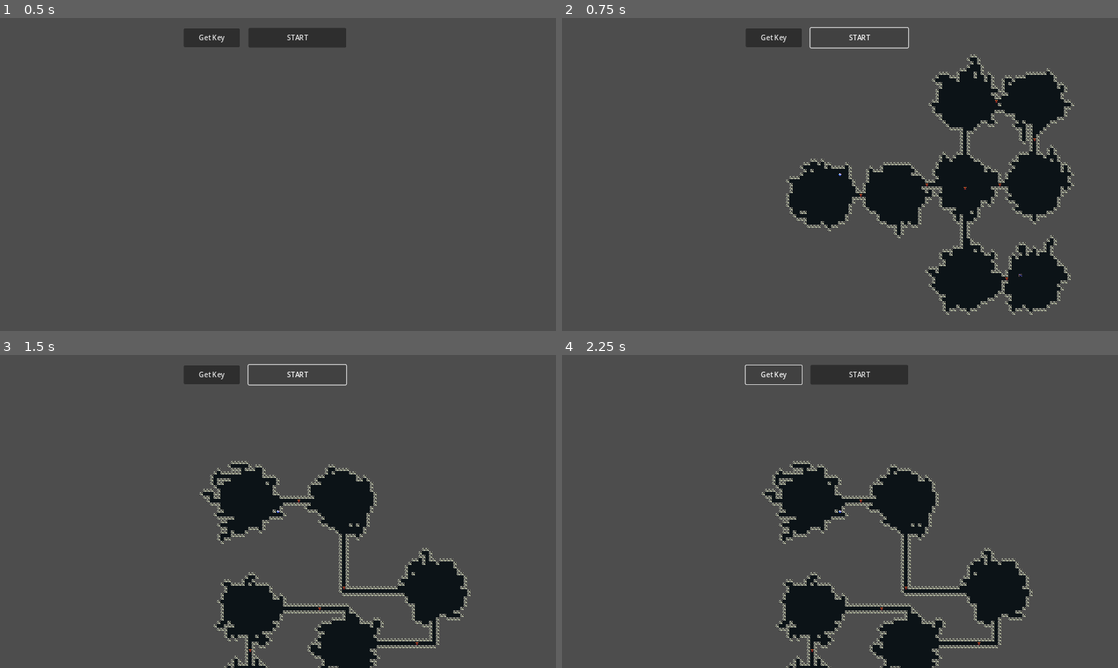
Above: before the commit, frames 1-4 (two rows, left to right).
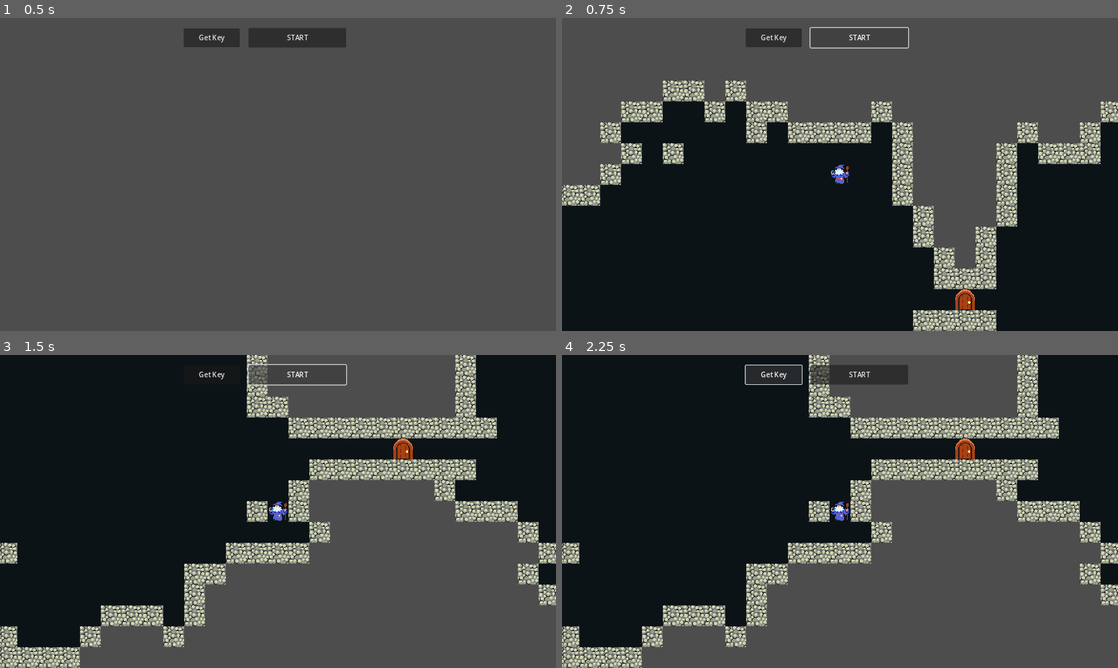
Above: after the commit, the same moments.

Repository: WizardsNStuff/Zealot-of-Wanderlust
Game: Godot game, scene res://Proc Gen/proc_gen.tscn
Two runs of this game, one before a commit and one after it. Both use one fixed random seed, a clock stepped at 60 frames per second and the inputs below. This scene is started directly instead of the project's main scene.
Inputs:
- Up to frame 1 (0.5 s): no input
- Up to frame 2 (0.75 s): click "START" at 0.5 s
- Up to frame 3 (1.5 s): click "START" at 1.25 s
- Up to frame 4 (2.25 s): click "Get Key" at 2 s

Frame 1 is identical in both runs. In frame 2, 62% of the frame differs, in the area x 0-100%, y 11-100%; in frame 3, 70%, in the area x 0-100%, y 0-100%; in frame 4, 70%.

Commit message:
added basic sword attacking animation

Diff:
--- /dev/null
+++ b/zealot-of-wanderlust/Player Combat/sword.tscn
@@ -0,0 +1,16 @@
+[gd_scene load_steps=3 format=3 uid="uid://dbl5t38lv6j8r"]
+
+[ext_resource type="Texture2D" uid="uid://cgojjyaym7tvb" path="res://Player Combat/18.png" id="1_d14ma"]
+
+[sub_resource type="RectangleShape2D" id="RectangleShape2D_vavx1"]
+size = Vector2(10, 27)
+
+[node name="sword" type="Area2D"]
+
+[node name="Sprite2D" type="Sprite2D" parent="."]
+position = Vector2(0, -17)
+texture = ExtResource("1_d14ma")
+
+[node name="CollisionShape2D" type="CollisionShape2D" parent="."]
+position = Vector2(0, -26.5)
+shape = SubResource("RectangleShape2D_vavx1")
--- a/zealot-of-wanderlust/Proc Gen/proc_gen.tscn
+++ b/zealot-of-wanderlust/Proc Gen/proc_gen.tscn
@@ -7,9 +7,8 @@
 [ext_resource type="Script" path="res://Proc Gen/floor_tilemap_layer.gd" id="5_r24de"]
 [ext_resource type="Script" path="res://Proc Gen/wall_tilemap_layer.gd" id="6_h0tht"]
 [ext_resource type="Script" path="res://Proc Gen/staircase_tilemap_layer.gd" id="7_w8t8j"]
-[ext_resource type="Texture2D" uid="uid://lfbu6udkpv3f" path="res://Assets/rogues.png" id="8_6mb0v"]
 [ext_resource type="Script" path="res://Proc Gen/door_tilemap_layer.gd" id="8_gloib"]
-[ext_resource type="Script" path="res://Proc Gen/proc_gen_player.gd" id="8_rtipn"]
+[ext_resource type="PackedScene" uid="uid://bh27mhrshrtua" path="res://Proc Gen/proc_gen_player.tscn" id="9_2lm77"]
 
 [sub_resource type="TileSetAtlasSource" id="TileSetAtlasSource_fg6tr"]
 texture = ExtResource("4_ay2sl")
@@ -109,9 +108,6 @@
 physics_layer_0/collision_layer = 1
 sources/3 = SubResource("TileSetAtlasSource_8jxqj")
 
-[sub_resource type="RectangleShape2D" id="RectangleShape2D_7hbav"]
-size = Vector2(13, 27)
-
 [node name="ProcGen" type="Node" node_paths=PackedStringArray("proc_gen_data", "player")]
 script = ExtResource("1_5ancx")
 proc_gen_data = NodePath("ProcGenData")
@@ -170,25 +166,8 @@
 
 [node name="Doors" type="Node" parent="."]
 
-[node name="Player" type="CharacterBody2D" parent="."]
+[node name="Player" parent="." instance=ExtResource("9_2lm77")]
 visible = false
-floor_constant_speed = true
-platform_on_leave = 2
-script = ExtResource("8_rtipn")
-speed = 200
-
-[node name="Sprite2D" type="Sprite2D" parent="Player"]
-texture = ExtResource("8_6mb0v")
-hframes = 6
-vframes = 7
-frame = 25
-
-[node name="CollisionShape2D" type="CollisionShape2D" parent="Player"]
-position = Vector2(-0.5, 1.5)
-shape = SubResource("RectangleShape2D_7hbav")
-
-[node name="Camera2D" type="Camera2D" parent="Player"]
-zoom = Vector2(0.25, 0.25)
 
 [node name="Camera2D" type="Camera2D" parent="."]
 zoom = Vector2(0.25, 0.25)
--- a/zealot-of-wanderlust/Proc Gen/proc_gen_controller.gd
+++ b/zealot-of-wanderlust/Proc Gen/proc_gen_controller.gd
@@ -735,19 +735,52 @@
 		# set key flag to false after use
 		proc_gen_data.has_key = false
 
+func handle_input() -> void:
+	# get the input direction for movement
+	var input_direction = Input.get_vector("ui_left", "ui_right", "ui_up", "ui_down")
+
+	# set the player's velocity
+	player.velocity = input_direction * player.speed
+
+	if Input.is_action_just_pressed("attack"):
+		attack()
+
+func attack() -> void:
+		player.animations.play("attack_" + player.last_animation_direction)
+		player.is_attacking = true
+		player.weapon.visible = true
+		await player.animations.animation_finished
+		player.is_attacking = false
+		player.weapon.visible = false
+
+func update_animation() -> void:
+	if player.is_attacking : return
+
+	if player.velocity == Vector2.ZERO:
+		if player.animations.is_playing():
+			player.animations.stop()
+	else:
+
+		var direction : String = "down"
+
+		if player.velocity.x < 0: direction = "left"
+		elif player.velocity.x > 0: direction = "right"
+		elif player.velocity.y < 0: direction = "up"
+
+		#player.animations.play("walk_" + direction)
+		player.last_animation_direction = direction
+
 # handle player movement and player interactions in each frame
 func _physics_process(delta: float) -> void:
 	# check if the dungeon has been created before allowing interactions
 	if proc_gen_data.dungeon_created:
 
-		# get the input direction for movement
-		var input_direction = Input.get_vector("ui_left", "ui_right", "ui_up", "ui_down")
-
-		# set the player's velocity
-		player.velocity = input_direction * player.speed
+		handle_input()
 
 		# move the player and retrieve if any collisions occured
 		var player_collision = player.move_and_slide()
+
+		update_animation()
 
 		# if a collision occurred during movement, process each collision
 		if (player_collision):
--- a/zealot-of-wanderlust/Proc Gen/proc_gen_player.gd
+++ b/zealot-of-wanderlust/Proc Gen/proc_gen_player.gd
@@ -1,4 +1,12 @@
 extends CharacterBody2D
 class_name ProcGenPlayer
 
-@export var speed = 5000
+@export var speed = 200
+
+@export var animations : AnimationPlayer
+
+@export var weapon : Node2D
+
+var last_animation_direction : String = "down"
+
+var is_attacking : bool = false
--- /dev/null
+++ b/zealot-of-wanderlust/Proc Gen/proc_gen_player.tscn
@@ -0,0 +1,193 @@
+[gd_scene load_steps=11 format=3 uid="uid://bh27mhrshrtua"]
+
+[ext_resource type="Script" path="res://Proc Gen/proc_gen_player.gd" id="1_fdof0"]
+[ext_resource type="Texture2D" uid="uid://lfbu6udkpv3f" path="res://Assets/rogues.png" id="2_fiigw"]
+[ext_resource type="PackedScene" uid="uid://dbl5t38lv6j8r" path="res://Player Combat/sword.tscn" id="3_8frb3"]
+
+[sub_resource type="RectangleShape2D" id="RectangleShape2D_7hbav"]
+size = Vector2(13, 27)
+
+[sub_resource type="Animation" id="Animation_pxlxx"]
+resource_name = "attack_down"
+length = 0.2
+step = 0.1
+tracks/0/type = "value"
+tracks/0/imported = false
+tracks/0/enabled = true
+tracks/0/path = NodePath("weapon:rotation")
+tracks/0/interp = 1
+tracks/0/loop_wrap = true
+tracks/0/keys = {
+"times": PackedFloat32Array(0, 0.2),
+"transitions": PackedFloat32Array(1, 1),
+"update": 0,
+"values": [2.0944, 4.18879]
+}
+tracks/1/type = "value"
+tracks/1/imported = false
+tracks/1/enabled = true
+tracks/1/path = NodePath("weapon:position")
+tracks/1/interp = 1
+tracks/1/loop_wrap = true
+tracks/1/keys = {
+"times": PackedFloat32Array(0, 0.1, 0.2),
+"transitions": PackedFloat32Array(1, 1, 1),
+"update": 0,
+"values": [Vector2(6, 12), Vector2(0, 16), Vector2(-6, 12)]
+}
+
+[sub_resource type="Animation" id="Animation_cy8iu"]
+length = 0.001
+tracks/0/type = "value"
+tracks/0/imported = false
+tracks/0/enabled = true
+tracks/0/path = NodePath("weapon:rotation")
+tracks/0/interp = 1
+tracks/0/loop_wrap = true
+tracks/0/keys = {
+"times": PackedFloat32Array(0),
+"transitions": PackedFloat32Array(1),
+"update": 0,
+"values": [2.0944]
+}
+tracks/1/type = "value"
+tracks/1/imported = false
+tracks/1/enabled = true
+tracks/1/path = NodePath("weapon:position")
+tracks/1/interp = 1
+tracks/1/loop_wrap = true
+tracks/1/keys = {
+"times": PackedFloat32Array(0),
+"transitions": PackedFloat32Array(1),
+"update": 0,
+"values": [Vector2(6, 12)]
+}
+
+[sub_resource type="Animation" id="Animation_a18h1"]
+resource_name = "attack_up"
+length = 0.2
+step = 0.1
+tracks/0/type = "value"
+tracks/0/imported = false
+tracks/0/enabled = true
+tracks/0/path = NodePath("weapon:rotation")
+tracks/0/interp = 1
+tracks/0/loop_wrap = true
+tracks/0/keys = {
+"times": PackedFloat32Array(0, 0.2),
+"transitions": PackedFloat32Array(1, 1),
+"update": 0,
+"values": [-1.0472, 1.0472]
+}
+tracks/1/type = "value"
+tracks/1/imported = false
+tracks/1/enabled = true
+tracks/1/path = NodePath("weapon:position")
+tracks/1/interp = 1
+tracks/1/loop_wrap = true
+tracks/1/keys = {
+"times": PackedFloat32Array(0, 0.1, 0.2),
+"transitions": PackedFloat32Array(1, 1, 1),
+"update": 0,
+"values": [Vector2(-6, -9), Vector2(0, -13), Vector2(6, -9)]
+}
+
+[sub_resource type="Animation" id="Animation_domw6"]
+resource_name = "attack_left"
+length = 0.2
+step = 0.1
+tracks/0/type = "value"
+tracks/0/imported = false
+tracks/0/enabled = true
+tracks/0/path = NodePath("weapon:rotation")
+tracks/0/interp = 1
+tracks/0/loop_wrap = true
+tracks/0/keys = {
+"times": PackedFloat32Array(0, 0.2),
+"transitions": PackedFloat32Array(1, 1),
+"update": 0,
+"values": [3.66519, 5.75959]
+}
+tracks/1/type = "value"
+tracks/1/imported = false
+tracks/1/enabled = true
+tracks/1/path = NodePath("weapon:position")
+tracks/1/interp = 1
+tracks/1/loop_wrap = true
+tracks/1/keys = {
+"times": PackedFloat32Array(0, 0.1, 0.2),
+"transitions": PackedFloat32Array(1, 1, 1),
+"update": 0,
+"values": [Vector2(-6, 9), Vector2(-9, 0), Vector2(-6, -9)]
+}
+
+[sub_resource type="Animation" id="Animation_pppl4"]
+resource_name = "attack_right"
+length = 0.2
+step = 0.1
+tracks/0/type = "value"
+tracks/0/imported = false
+tracks/0/enabled = true
+tracks/0/path = NodePath("weapon:rotation")
+tracks/0/interp = 1
+tracks/0/loop_wrap = true
+tracks/0/keys = {
+"times": PackedFloat32Array(0, 0.2),
+"transitions": PackedFloat32Array(1, 1),
+"update": 0,
+"values": [2.61799, 0.523599]
+}
+tracks/1/type = "value"
+tracks/1/imported = false
+tracks/1/enabled = true
+tracks/1/path = NodePath("weapon:position")
+tracks/1/interp = 1
+tracks/1/loop_wrap = true
+tracks/1/keys = {
+"times": PackedFloat32Array(0, 0.1, 0.2),
+"transitions": PackedFloat32Array(1, 1, 1),
+"update": 0,
+"values": [Vector2(6, 9), Vector2(9, 0), Vector2(6, -9)]
+}
+
+[sub_resource type="AnimationLibrary" id="AnimationLibrary_qagt7"]
+_data = {
+"RESET": SubResource("Animation_cy8iu"),
+"attack_down": SubResource("Animation_pxlxx"),
+"attack_left": SubResource("Animation_domw6"),
+"attack_right": SubResource("Animation_pppl4"),
+"attack_up": SubResource("Animation_a18h1")
+}
+
+[node name="Player" type="CharacterBody2D" node_paths=PackedStringArray("animations", "weapon")]
+floor_constant_speed = true
+platform_on_leave = 2
+script = ExtResource("1_fdof0")
+animations = NodePath("AnimationPlayer")
+weapon = NodePath("weapon")
+
+[node name="weapon" type="Node2D" parent="."]
+visible = false
+position = Vector2(6, 12)
+rotation = 2.0944
+
+[node name="sword" parent="weapon" instance=ExtResource("3_8frb3")]
+scale = Vector2(0.5, 0.5)
+
+[node name="Sprite2D" type="Sprite2D" parent="."]
+texture = ExtResource("2_fiigw")
+hframes = 6
+vframes = 7
+frame = 25
+
+[node name="CollisionShape2D" type="CollisionShape2D" parent="."]
+position = Vector2(-0.5, 1.5)
+shape = SubResource("RectangleShape2D_7hbav")
+
+[node name="AnimationPlayer" type="AnimationPlayer" parent="."]
+libraries = {
+"": SubResource("AnimationLibrary_qagt7")
+}
+
+[node name="Camera2D" type="Camera2D" parent="."]
+zoom = Vector2(1.5, 1.5)
--- a/zealot-of-wanderlust/project.godot
+++ b/zealot-of-wanderlust/project.godot
@@ -52,6 +52,11 @@
 , Object(InputEventJoypadMotion,"resource_local_to_scene":false,"resource_name":"","device":0,"axis":1,"axis_value":1.0,"script":null)
 ]
 }
+attack={
+"deadzone": 0.5,
+"events": [Object(InputEventKey,"resource_local_to_scene":false,"resource_name":"","device":-1,"window_id":0,"alt_pressed":false,"shift_pressed":false,"ctrl_pressed":false,"meta_pressed":false,"pressed":false,"keycode":0,"physical_keycode":32,"key_label":0,"unicode":32,"location":0,"echo":false,"script":null)
+]
+}
 
 [rendering]
 
Binary file added: zealot-of-wanderlust/Player Combat/18.png
Not shown, added: zealot-of-wanderlust/Player Combat/18.png.import
Not shown: 1 places in zealot-of-wanderlust/Proc Gen/proc_gen.tscn that only renumber resources
